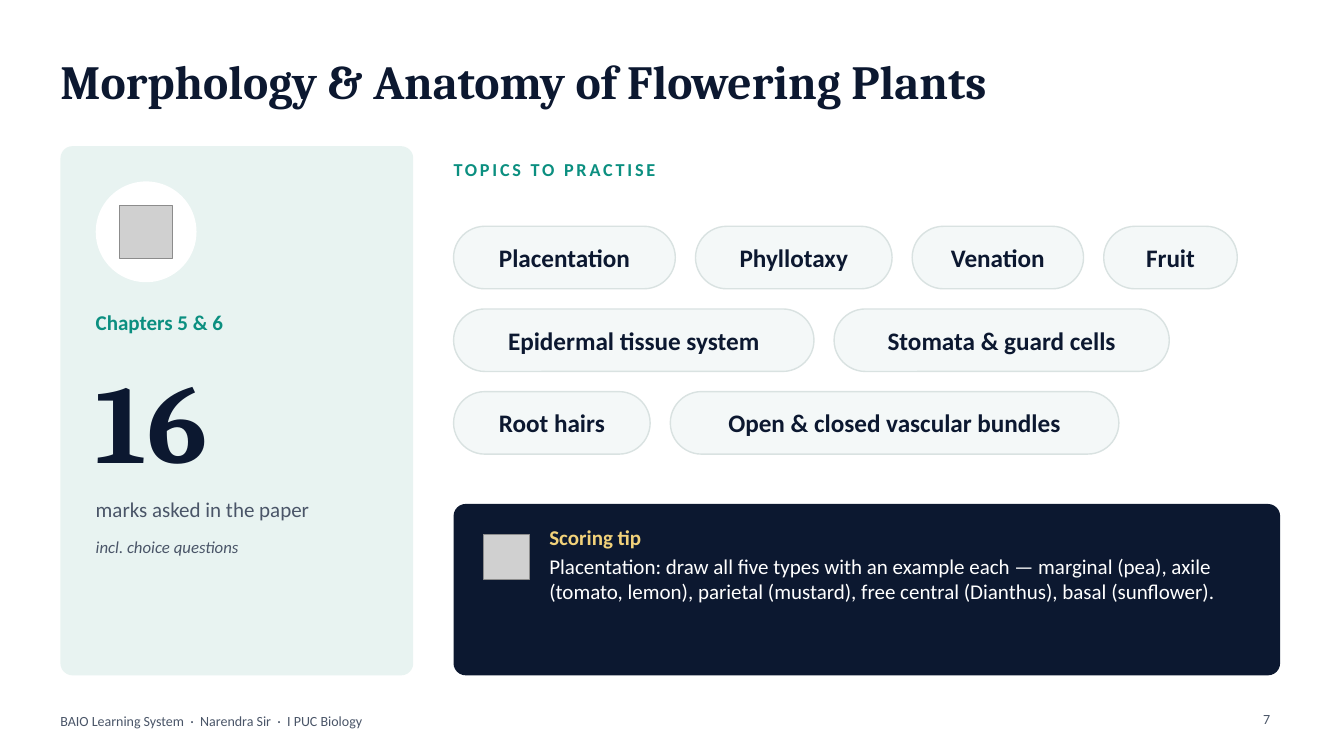
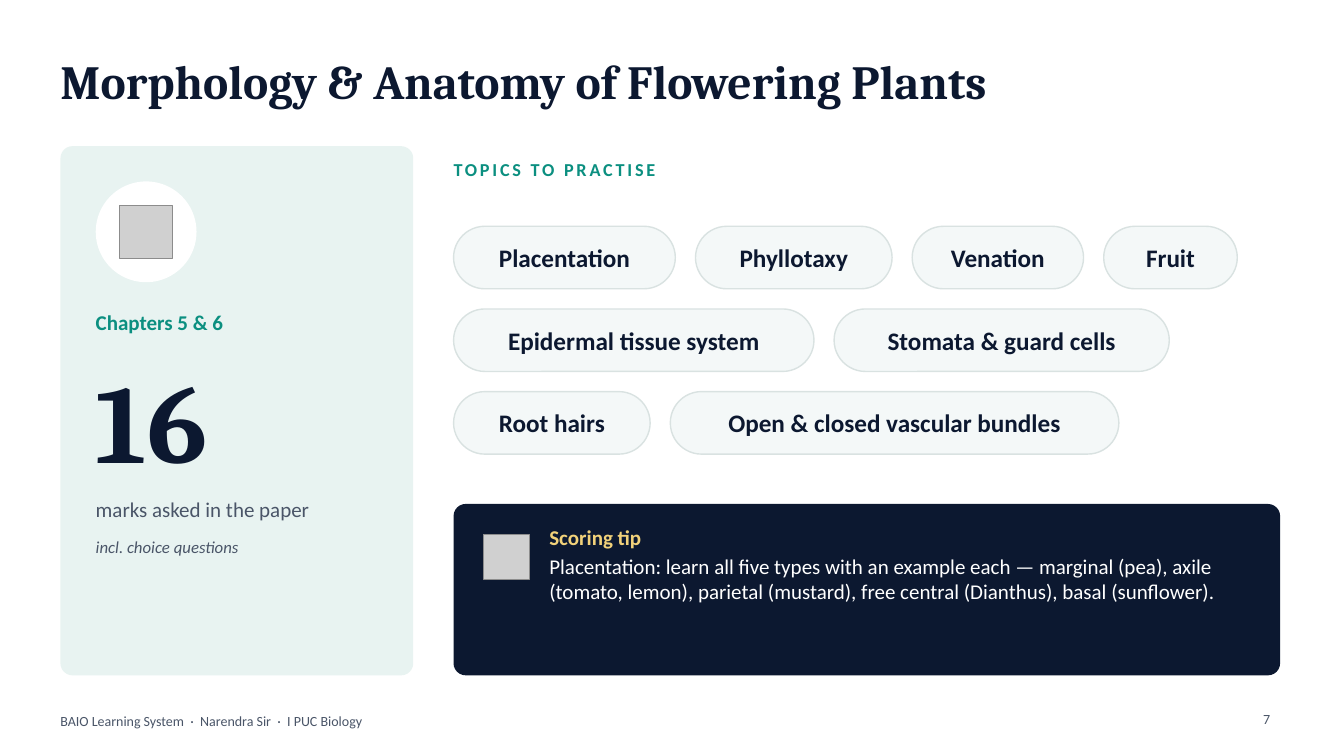
Before and after one commit to narendra-bio-sir/BAIO-Learning-System-By-Narendra-Sir, a slide deck: slide 7 of exam-corner/pu1-midterm-2026-topics-and-tips.pptx. Drawn at 1344x756 pixels with LibreOffice and Linux fonts; fonts in the diff are those of the drawing; grey boxes stand for pictures. Boxes give left, top, right and bottom in pixels: in the first picture for what was removed or moved away, otherwise in the second. Text is boxed around its words. In the diff, an @@ line names an element or a change of style, - is before the commit and + after.

```diff
--- a/exam-corner/pu1-midterm-2026-topics-and-tips.pptx
+++ b/exam-corner/pu1-midterm-2026-topics-and-tips.pptx
@@ text at (x1=549, y1=559, x2=1214, y2=603): text changed @@
-Placentation: draw all five types with an example each — marginal (pea), axile (tomato, lemon), parietal (mustard), free central (Dianthus), basal (sunflower).
+Placentation: learn all five types with an example each — marginal (pea), axile (tomato, lemon), parietal (mustard), free central (Dianthus), basal (sunflower).
```
Also in this commit, not shown: 6 other slides changed, 2 other files.
